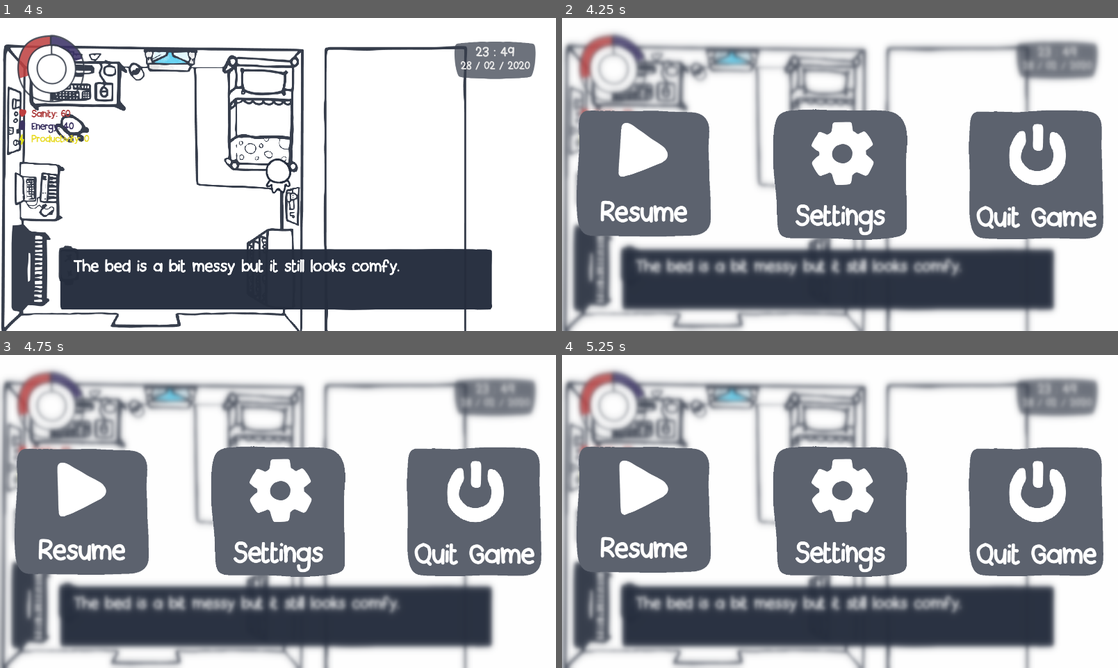
Above: before the commit, frames 1-4 (two rows, left to right).
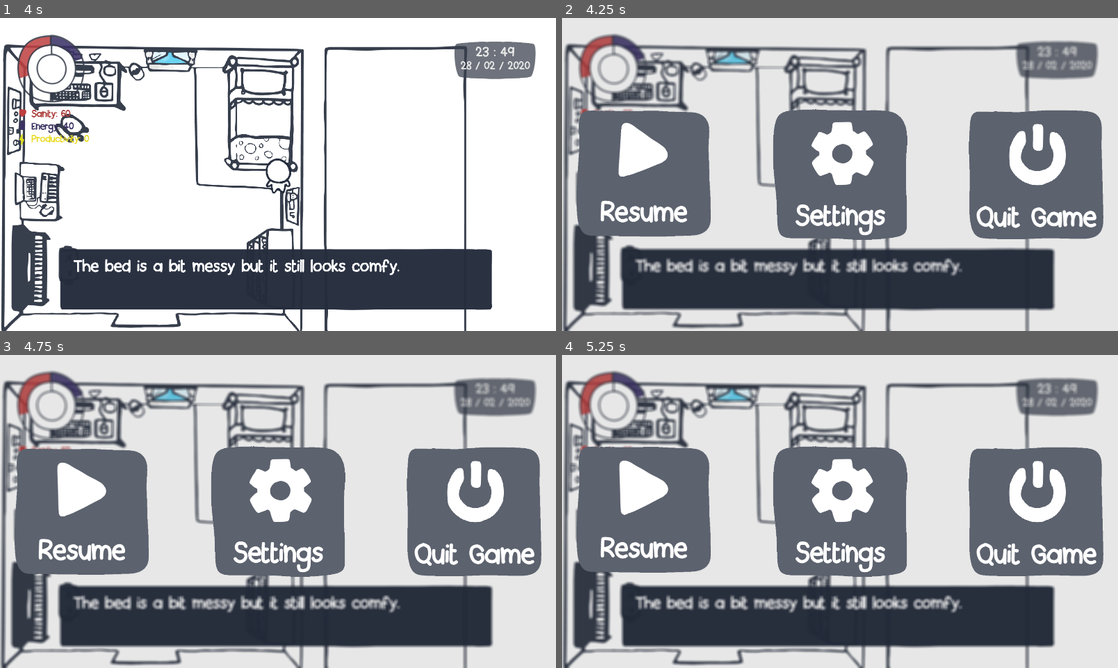
Above: after the commit, the same moments.

Repository: rmazzier/quarantine_sim
Game: Godot game, scene res://scenes/main_scene.tscn
Same seed, same stepped clock (60 frames per second), same inputs: the game is played once before the commit and once after it.
Inputs:
- Up to frame 1 (4 s): tap Enter (ui_accept) at 0.5, 0.77, 1.52, 3.02, 3.77 s; hold D (move_right) 0.53-1.28 s; hold S (move_down) 1.28-2.03 s; hold D (move_right) 2.03-2.78 s; hold W (move_up) 2.78-3.53 s; hold A (move_left) from 3.53 s (still down)
- Up to frame 2 (4.25 s): keep holding A (move_left); tap Escape (pause) at 4.15 s
- Up to frame 3 (4.75 s): keep holding A (move_left); tap Enter (ui_accept) at 4.52 s
- Up to frame 4 (5.25 s): release A (move_left) at 5.03 s; hold S (move_down) from 5.03 s (still down)

Frame 1 is identical in both runs. In frame 2, 10% of the frame differs, in the area x 0-97%, y 5-100%; in frame 3, 10%; in frame 4, 10%.

Commit message:
Add pause menu shader

Diff:
--- a/scenes/pause_menu.tscn
+++ b/scenes/pause_menu.tscn
@@ -15,22 +15,13 @@
 [ext_resource path="res://assets/hud/pausemenu/pause_menu_mockup.psd_0002_Layer-2.png" type="Texture" id=13]
 [ext_resource path="res://resume_anim.tres" type="Animation" id=14]
 [ext_resource path="res://assets/hud/pausemenu/pause_menu_mockup.psd_0003_quit_icon.png" type="Texture" id=15]
-[ext_resource path="res://assets/bg.png" type="Texture" id=16]
-
-[sub_resource type="Shader" id=6]
-code = "shader_type canvas_item;
-
-uniform float lod: hint_range(0, 5);
-
-void fragment() {
-	COLOR.rgb = textureLod(SCREEN_TEXTURE, SCREEN_UV, lod).rgb;
-}"
-
-[sub_resource type="ShaderMaterial" id=7]
-shader = SubResource( 6 )
-shader_param/lod = 2.634
-
-[sub_resource type="Animation" id=4]
+[ext_resource path="res://scripts/shaders/blur.shader" type="Shader" id=16]
+
+[sub_resource type="ShaderMaterial" id=12]
+shader = ExtResource( 16 )
+shader_param/variance = 1e+09
+
+[sub_resource type="Animation" id=10]
 resource_name = "quit_hovered_box"
 length = 0.6
 loop = true
@@ -47,8 +38,7 @@
 "values": [ Vector2( 1405, 317.5 ), Vector2( 1405, 300 ) ]
 }
 
-[sub_resource type="Animation" id=1]
-resource_name = "resume_hovered_box"
+[sub_resource type="Animation" id=4]
 length = 0.6
 loop = true
 tracks/0/type = "value"
@@ -64,8 +54,7 @@
 "values": [ Vector2( 50, 323 ), Vector2( 50, 300 ) ]
 }
 
-[sub_resource type="Animation" id=3]
-resource_name = "settings_hovered_box"
+[sub_resource type="Animation" id=11]
 length = 0.6
 loop = true
 tracks/0/type = "value"
@@ -81,8 +70,7 @@
 "values": [ Vector2( 728.5, 315 ), Vector2( 728.5, 300 ) ]
 }
 
-[sub_resource type="Animation" id=2]
-resource_name = "settings_icon_rotate"
+[sub_resource type="Animation" id=6]
 length = 3.0
 loop = true
 tracks/0/type = "value"
@@ -98,8 +86,7 @@
 "values": [ 0.0, 360.0 ]
 }
 
-[sub_resource type="Animation" id=5]
-resource_name = "quit_icon_anim"
+[sub_resource type="Animation" id=7]
 length = 0.8
 loop = true
 tracks/0/type = "value"
@@ -124,12 +111,12 @@
 "_edit_use_anchors_": false
 }
 
-[node name="blur" type="TextureRect" parent="."]
-material = SubResource( 7 )
-margin_right = 1920.0
-margin_bottom = 1080.0
-texture = ExtResource( 16 )
-expand = true
+[node name="blur" type="ColorRect" parent="."]
+material = SubResource( 12 )
+anchor_right = 1.012
+anchor_bottom = 1.02
+margin_right = -23.0402
+margin_bottom = -21.6001
 __meta__ = {
 "_edit_use_anchors_": false
 }
@@ -272,18 +259,18 @@
 }
 
 [node name="AnimationPlayer" type="AnimationPlayer" parent="."]
-anims/quit_hovered_box = SubResource( 4 )
-anims/resume_hovered_box = SubResource( 1 )
-anims/settings_hovered_box = SubResource( 3 )
+anims/quit_hovered_box = SubResource( 10 )
+anims/resume_hovered_box = SubResource( 4 )
+anims/settings_hovered_box = SubResource( 11 )
 
 [node name="resume_anim" type="AnimationPlayer" parent="."]
 anims/resume_anim = ExtResource( 14 )
 
 [node name="settings_anim" type="AnimationPlayer" parent="."]
-anims/settings_icon_rotate = SubResource( 2 )
+anims/settings_icon_rotate = SubResource( 6 )
 
 [node name="quit_anim" type="AnimationPlayer" parent="."]
-anims/quit_icon_anim = SubResource( 5 )
+anims/quit_icon_anim = SubResource( 7 )
 [connection signal="focus_entered" from="resume_button" to="." method="_on_resume_button_focus_entered"]
 [connection signal="focus_exited" from="resume_button" to="." method="_on_resume_button_focus_exited"]
 [connection signal="pressed" from="resume_button" to="." method="_on_resume_button_pressed"]
--- /dev/null
+++ b/scripts/shaders/blur.shader
@@ -0,0 +1,50 @@
+shader_type canvas_item;
+
+uniform float variance = 1.;
+
+const float PI = 3.14;
+const int k = 10;
+const int m = 10;
+
+float gaussian(vec2 pos){
+	float factor = 1. / (2. * PI * variance);
+	float sqDist = pow(pos.x, 2) + pow(pos.y, 2);
+	return factor * exp(- sqDist / (2. * variance));
+}
+
+float normpdf(in float x, in float sigma) {
+	return 0.39894*exp(-0.5*x*x/(sigma*sigma))/sigma;
+}
+
+void fragment() {
+	const int mSize = 11;
+	const int kSize = (mSize-1)/2;
+	float kernel[11]; // please set size equal to mSize
+
+	float sigma = 30.;
+	float Z = 0.0;
+	for (int j = 0; j <= kSize; ++j){
+		kernel[kSize+j] =
+		kernel[kSize-j] =
+			normpdf(float(j), sigma);
+	}
+
+	for (int j = 0; j < mSize; ++j) {
+		Z += kernel[j];
+	}
+
+	vec3 pixelSum = vec3(0.);
+	for(int i = -kSize; i <= kSize; i++){
+		for(int j = -kSize; j < kSize; j++){
+			vec2 cellIndex = vec2(float(i), float(j));
+			vec2 xy = SCREEN_UV;
+			vec2 p = xy + cellIndex * SCREEN_PIXEL_SIZE;
+			pixelSum +=
+				kernel[kSize+i] *
+				kernel[kSize+j] *
+				texture(SCREEN_TEXTURE, p).rgb;
+		}
+	}
+
+	COLOR.rgb = pixelSum / (Z * Z);
+}
Not shown: 1 places in scenes/pause_menu.tscn that only renumber resources
Not shown, added: .gitignore
